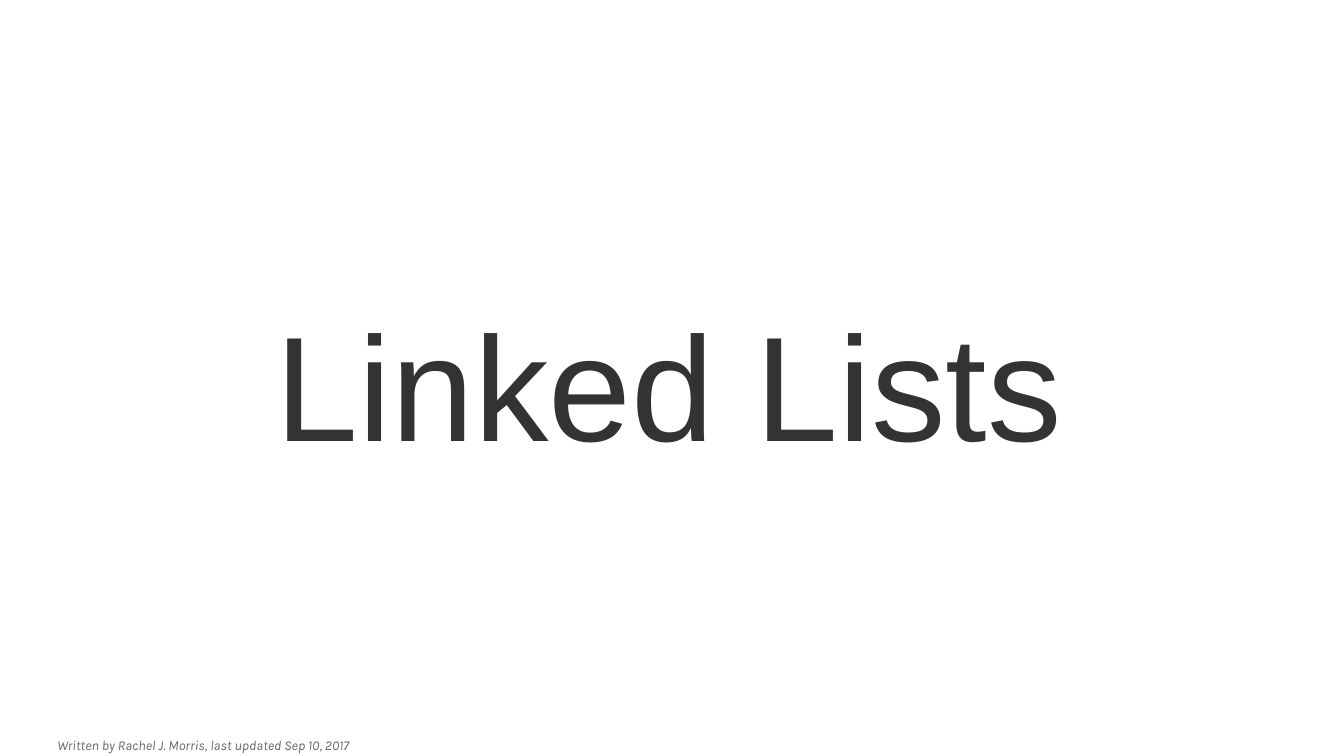
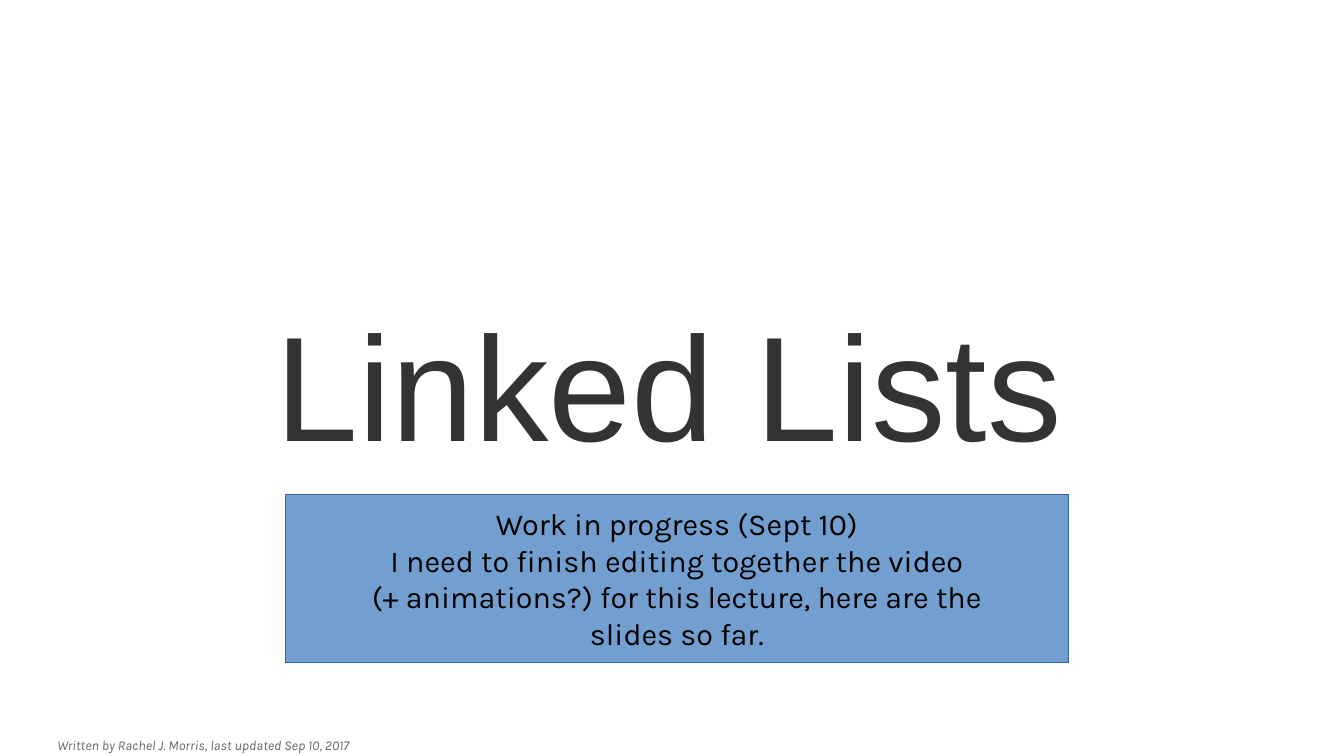
Before and after one commit to mariamhabib/CS250-Data-Structures, a slide deck: slide 1 of Lectures/7_Linked_Lists.odp. Drawn at 1344x756 pixels with LibreOffice and Linux fonts; fonts in the diff are those of the drawing; background and template pictures are left out. Boxes give left, top, right and bottom in pixels: in the first picture for what was removed or moved away, otherwise in the second. Text is boxed around its words. In the diff, an @@ line names an element or a change of style, - is before the commit and + after.

Commit message:
Lecture WIP

```diff
--- a/Lectures/7_Linked_Lists.odp
+++ b/Lectures/7_Linked_Lists.odp
@@ rectangle added at (x1=287, y1=495, x2=1070, y2=662), fill #729FCF, outline #3465A4 0 pt, 18 pt, text #000000 @@
+Work in progress (Sept 10)
+I need to finish editing together the video
+(+ animations?) for this lecture, here are the
+slides so far.
```
Also in this commit, not shown: 1 other file.
